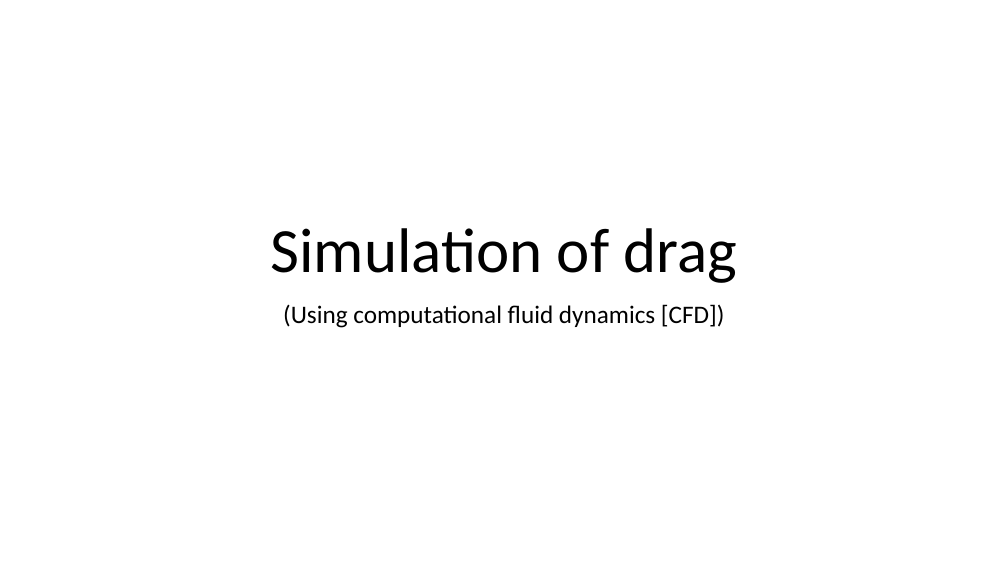
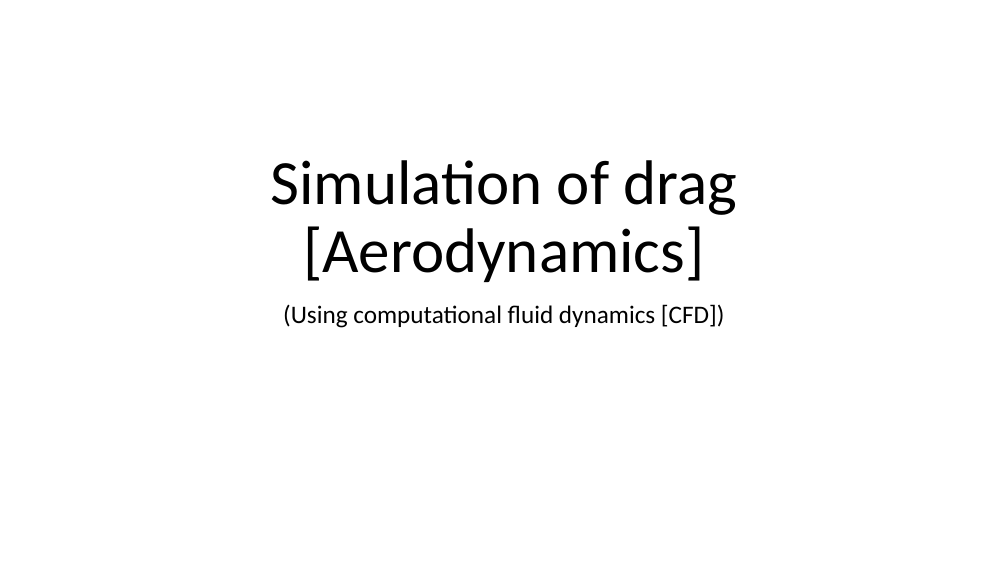
Before and after one commit to meisben/solidworks_cfd_examples, a slide deck: slide 1 of powerpoint/intro.pptx. Drawn at 1008x567 pixels with LibreOffice and Linux fonts; fonts in the diff are those of the drawing. Boxes give left, top, right and bottom in pixels: in the first picture for what was removed or moved away, otherwise in the second. Text is boxed around its words. In the diff, an @@ line names an element or a change of style, - is before the commit and + after.

```diff
--- a/powerpoint/intro.pptx
+++ b/powerpoint/intro.pptx
@@ title at (x1=271, y1=160, x2=738, y2=282): text changed @@
-Simulation of drag
+Simulation of drag [Aerodynamics]
```
Also in this commit, not shown: 5 other slides changed, 1 slide removed.
